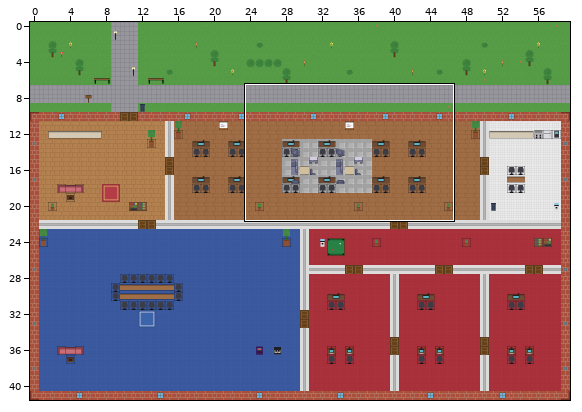
Tiled map (JSON): client/public/maps/default.tmj. The first picture is a wide view before the edit; the outline marks the close-up.
Close-up. Earlier state:
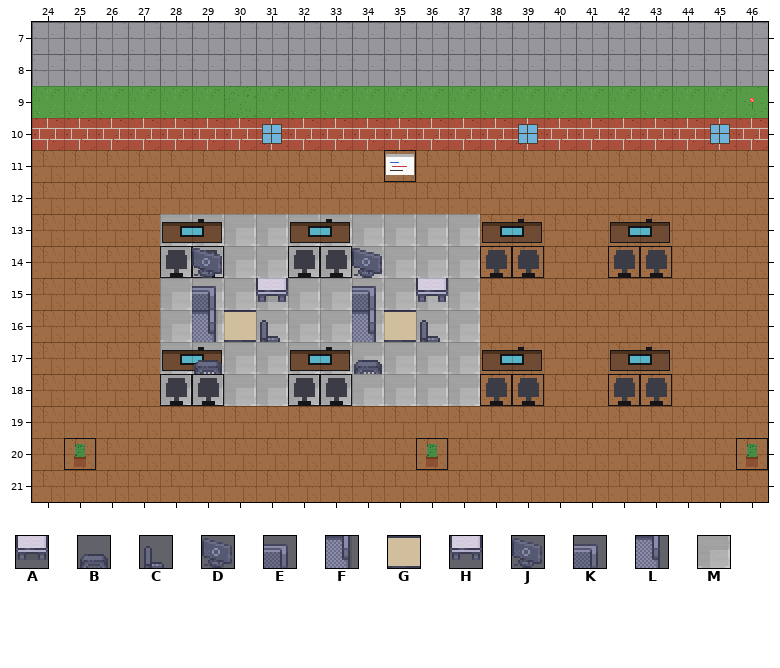
Cells are 32x32 px. Shown: x 24..46, y 7..21.
Key: from "office_shadow": A 117, B 128, C 133, D 141, E 276, F 292, G 293; from "office_shadowless": H 117, J 141, K 276, L 292; from "room_builder": M 90.
_ is an empty cell, # one hidden under a higher layer.
Layers that did not change in this view are not listed.
Layer "limezu_floor" before, first column x 24:
 7 _______________________
 8 _______________________
 9 _______________________
10 _______________________
11 _______________________
12 _______________________
13 ____MMMMMMMMMM_________
14 ____MMMMMMMMMM_________
15 ____MMMMMMMMMM_________
16 ____MM#MMMM#MM_________
17 ____MMMMMMMMMM_________
18 ____MMMMMMMMMM_________
19 _______________________
20 _______________________
21 _______________________
Layer "limezu_test" before, first column x 24:
 7 _______________________
 8 _______________________
 9 _______________________
10 _______________________
11 _______________________
12 _______________________
13 _______________________
14 _____D____J____________
15 _____E_A__K_H__________
16 _____FGC__LGC__________
17 _____B____B____________
18 _______________________
19 _______________________
20 _______________________
21 _______________________
The result:
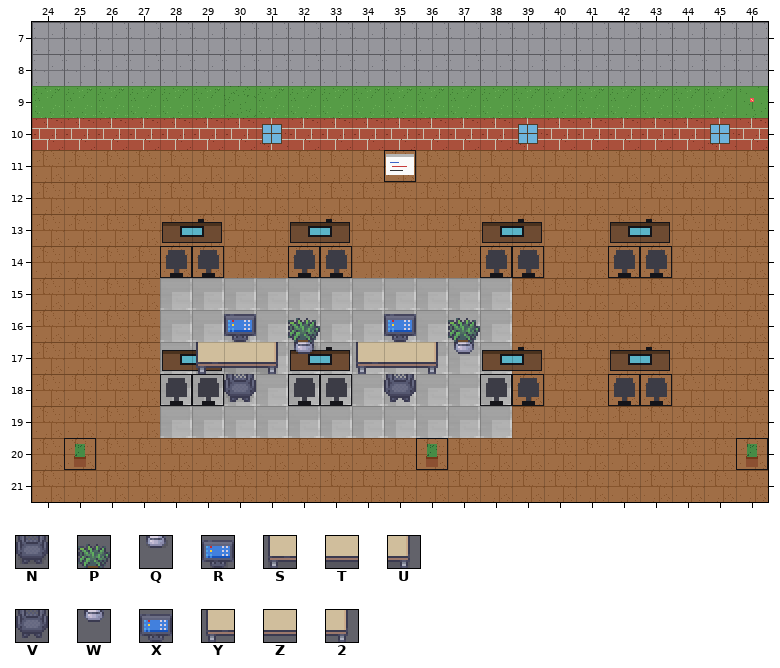
Further tiles: from "office_shadow": N 144, P 166, Q 182, R 206, S 471, T 472, U 473; from "office_shadowless": V 144, W 182, X 206, Y 471, Z 472, 2 473.
Difference:
Changed rows in their new state; . is an unchanged cell.
Layer "limezu_floor":
first column x 28:
13 __________.
14 __________.
15 ..........M
16 ..........M
17 ..........M
18 ..........M
19 MMMMMMMMMMM
Layer "limezu_test":
first column x 29:
14 _...._...
15 _._.._._.
16 _R_P._X_P
17 STUQ.YZ2W
18 .N....V..
